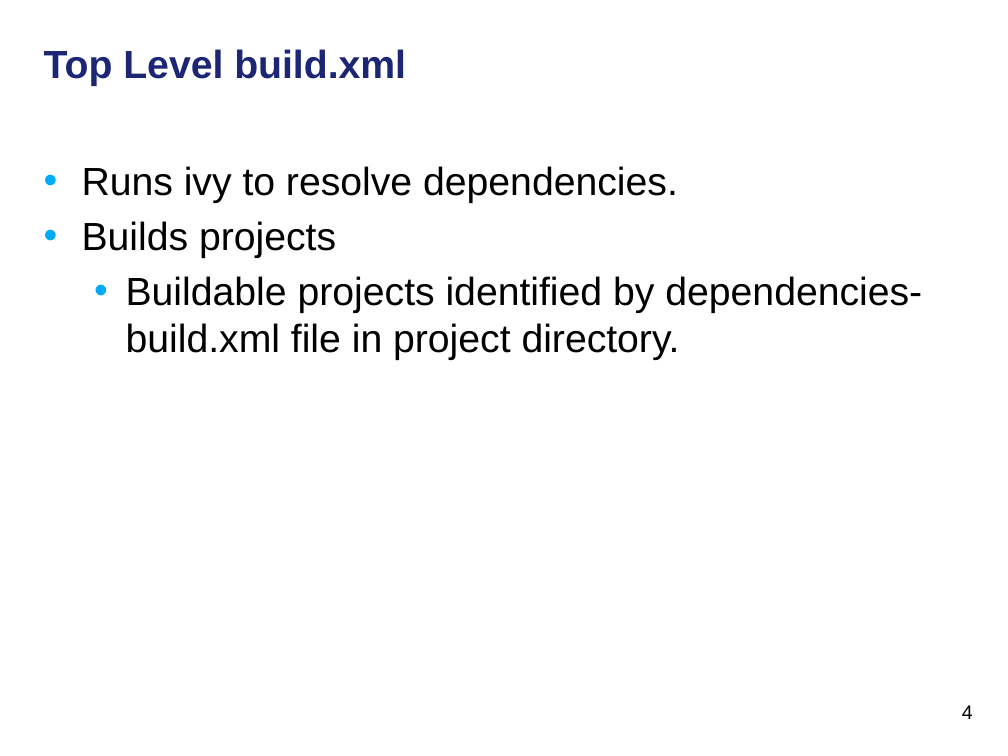
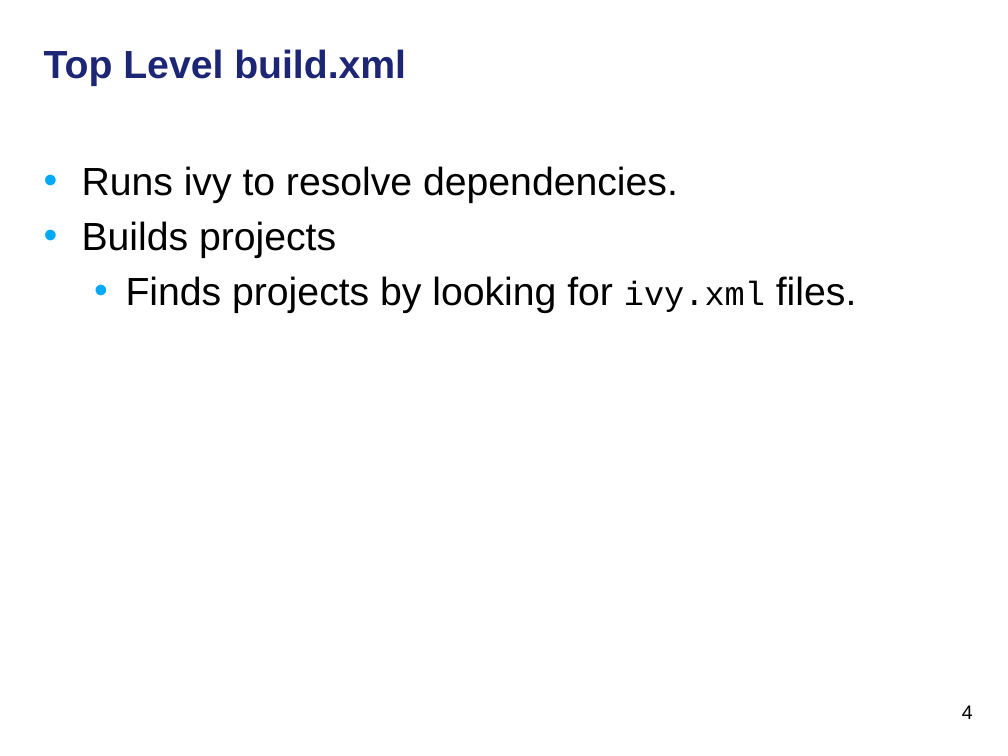
Before and after one commit to NCIP/cagrid-docs, a slide deck: slide 4 of general/meetings/UGM/2011-01-19_Ant-and-Ivy-Use-in-caGrid.pptx. Drawn at 1008x756 pixels with LibreOffice and Linux fonts; fonts in the diff are those of the drawing; background and template pictures are left out. Boxes give left, top, right and bottom in pixels: in the first picture for what was removed or moved away, otherwise in the second. Text is boxed around its words. In the diff, an @@ line names an element or a change of style, - is before the commit and + after.

```diff
--- a/general/meetings/UGM/2011-01-19_Ant-and-Ivy-Use-in-caGrid.pptx
+++ b/general/meetings/UGM/2011-01-19_Ant-and-Ivy-Use-in-caGrid.pptx
@@ text at [126,276,856,313]: text changed @@
-  • Buildable projects identified by dependencies-build.xml file in project directory.
+  • Finds projects by looking for ivy.xml files.
```
Also in this commit, not shown: 4 other slides changed.
